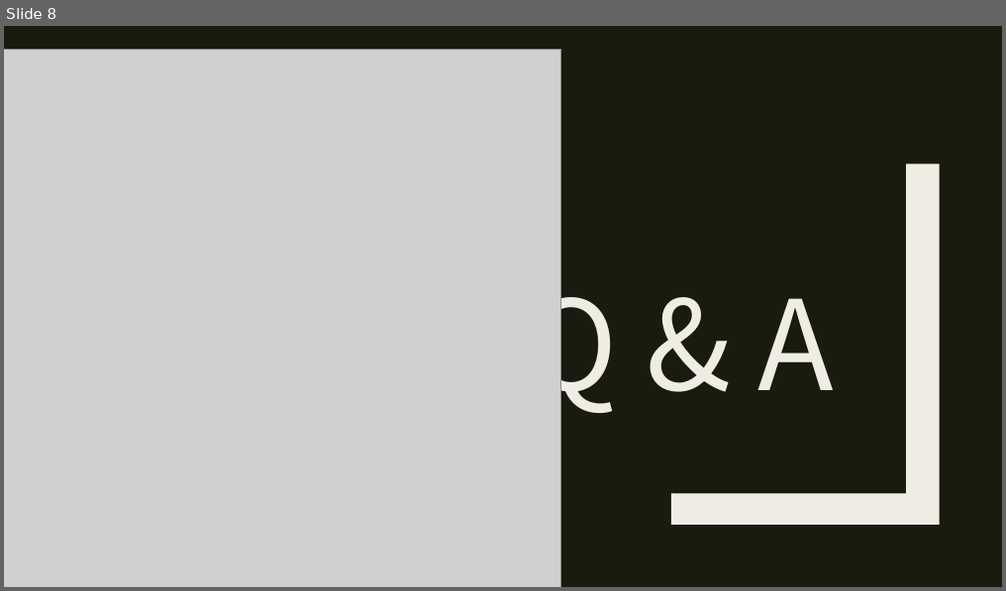
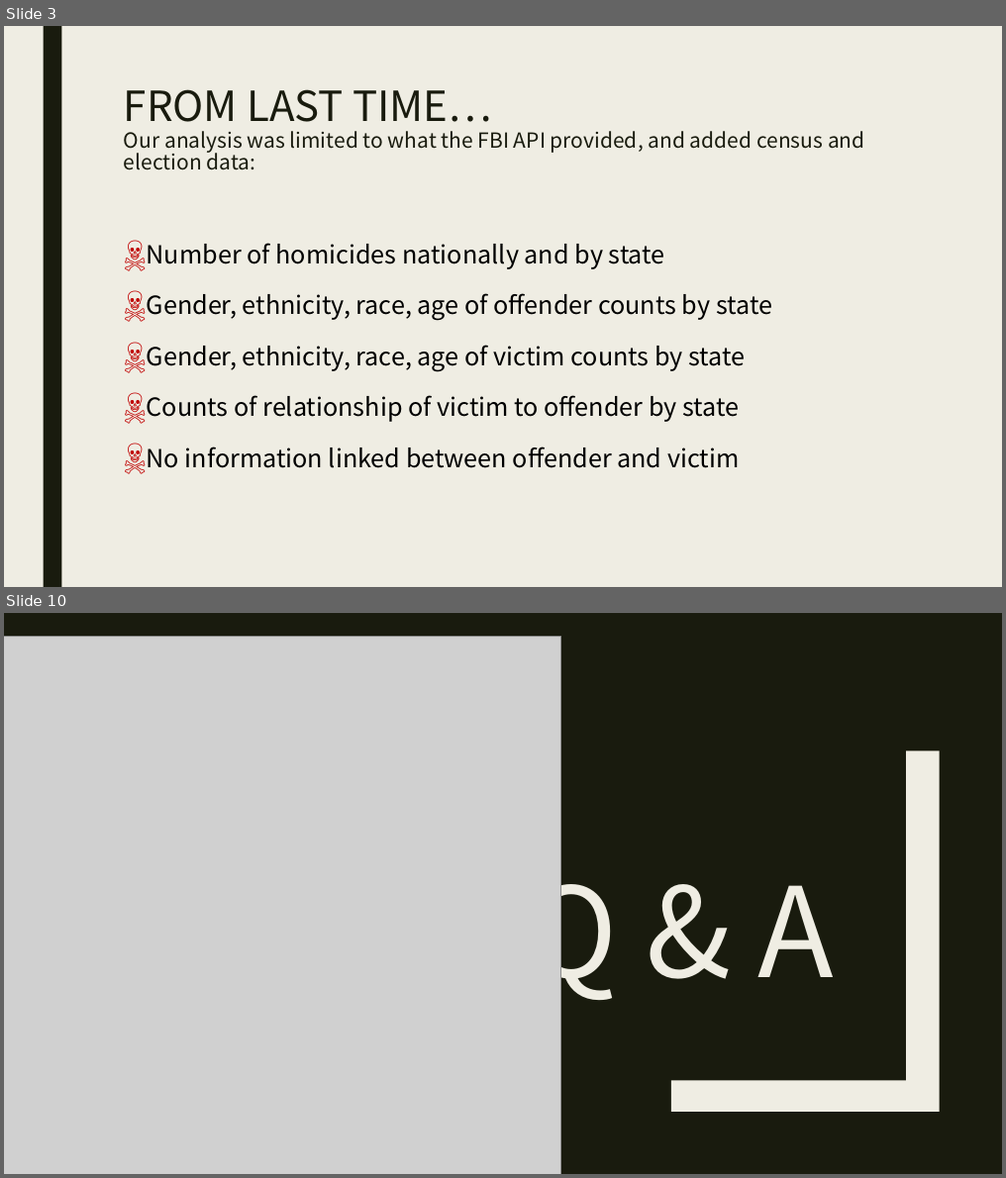
Before and after one commit to karenemcgee/HomicideMachineLearning, a slide deck: Homicide_Machine_Learning.pptx. Shown one above the other, each under a label of ours: slide 8 before the commit, slides 3 and 10 after it; the slides between them are not shown. The pictures are 1006x591 and 1006x1178 pixels, drawn with LibreOffice and Linux fonts; fonts in the diff are those of the drawing; grey boxes stand for pictures. Boxes give left, top, right and bottom in pixels: in the first picture for what was removed or moved away, otherwise in the second. Text is boxed around its words. In the diff, an @@ line names an element or a change of style, - is before the commit and + after.

```diff
--- a/Homicide_Machine_Learning.pptx
+++ b/Homicide_Machine_Learning.pptx
@@ slide 3 added at bbox=[4, 26, 1002, 587], background #EFEDE3 @@
@@ rectangle added at bbox=[43, 26, 61, 587], fill #191B0E @@
@@ title added at bbox=[124, 89, 865, 171], 20 pt, text #191B0E @@
+FROM LAST TIME…
+Our analysis was limited to what the FBI API provided, and added census and election data:
@@ text added at bbox=[147, 243, 772, 469], 24 pt, text #000000 @@
+☠ Number of homicides nationally and by state
+☠ Gender, ethnicity, race, age of offender counts by state
+☠ Gender, ethnicity, race, age of victim counts by state
+☠ Counts of relationship of victim to offender by state
+☠ No information linked between offender and victim
@@ what was slide 8 is now slide 10 @@
```
Also in this commit, not shown: 2 slides changed, 5 other slides added, 4 slides removed.
